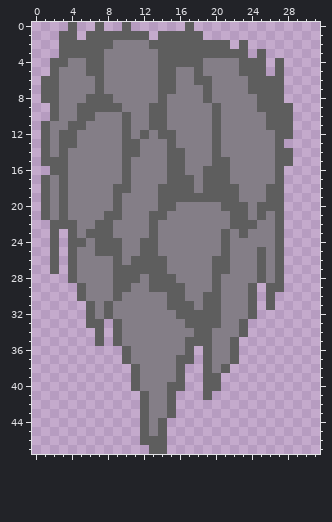
Two versions of one pixel-art file, Assets/Sprites/FallingRock.aseprite. The first picture shows the starting point.
32x48 pixels, 1 frame.
The result:
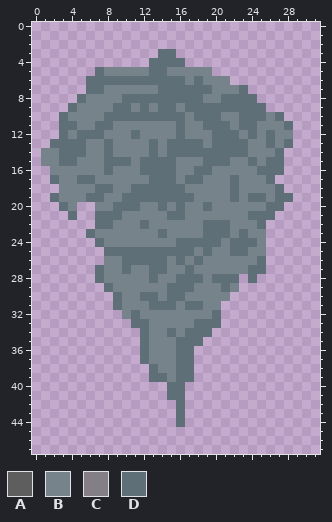
Palette (. is transparent): A #5e5e5e  B #76838a  C #847e87  D #5e6f78
Edits made:
@@ x 0..31 @@
- 0 ....A..A..A......A..............
- 1 ...AA.AAAAAAA.AAAAA.............
- 2 ...AAAAAACCCCAAAAAAAAA.A........
- 3 ...AAAAACCCCCCAAAAAAAAAA.A......
- 4 ..AACCAACCCCCCAAAAACCCCAAA.A....
- 5 ..ACCCAACCCCCCAACCACCCCAAA.A....
- 6 .AACCCCACCCCCCAACCAACCCCAAAA....
- 7 .AACCCCACCCCCCAACCCACCCCAAAA....
- 8 .AACCCAAACCCCCACCCCACCCCCAAA....
- 9 ..ACCAAAAACCCAACCCCCACCCCAAAA...
-10 ..ACCAACCCACCAACCCCCACCCCCAAA...
-11 .ACCAACCCCACCAACCCCCACCCCCAAA...
-12 .ACAACCCCCACACAACCCCACCCCCCAA...
-13 .ACAACCCCCAACCCACCCCACCCCCCA....
-14 .ACACCCCCCAACCCAACCCACCCCCCAA...
-15 .AAACCCCCCACCCCAACCCAACCCCCAA...
-16 ..AACCCCCCACCCCAACCAAACCCCCA....
-17 .ACACCCCCCACCCCAAACAAACCCCCA....
-18 .ACACCCCCAACCCAAAACAAAACCCAA....
-19 .ACACCCCCACCCCAAAAAAAAACCCAA....
-20 .ACACCCCCACCCCAACCCCCAAACAAA....
-21 .ACACCCCAACCCAACCCCCCCAACACA....
-22 ..AAACCAACCCCACCCCCCCCAAACCA....
-23 ..A.ACAAACCCCACCCCCCCACACCCA....
-24 ..A.AACAAACCAACCCCCCCACCCCCA....
-25 ..A.ACCAAACCAACCCCCCCACCCACA....
-26 ..A.ACCCCACAAAACCCCCAACCCACA....
-27 ..A.ACCCCAAAAAACCCCCAACCCACA....
-28 ....ACCCCAAACAAACCCCACCCCACA....
-29 .....ACCCAACCAAAACCCACCCA.AA....
-30 .....ACCCACCCCCAACCAACCCA.A.....
-31 ......ACACCCCCCAAACAACCCA.A.....
-32 ......ACACCCCCCCAAAAACCCA.......
-33 ......AA.ACCCCCCCAAAACCA........
-34 .......A.ACCCCCCCCAACCCA........
-35 .......A.ACCCCCCCAAACCA.........
-36 ..........ACCCCCCA.ACCA.........
-37 ..........ACCCCCAA.ACCA.........
-38 ...........ACCCCA..ACA..........
-39 ...........ACCCCA..AA...........
-40 ...........ACCCAA..AA...........
-41 ............ACCA...A............
-42 ............ACCA................
-43 ............ACCA................
-44 ............ACA.................
-45 ............ACA.................
-46 ............AAA.................
-47 .............AA.................
+ 0 ................................
+ 1 ................................
+ 2 ................................
+ 3 ..............DD................
+ 4 .............DDDD...............
+ 5 .......DBBBBBDDBBBBB............
+ 6 ......DDDDDDDDDDDBDBBB..........
+ 7 ......DDBBBBBBDDDDDDBBBD........
+ 8 .....DBBBBDDDDDDDDDBBDDDD.......
+ 9 ....DBBBBDDBDBDDBDDDDDDDDD......
+10 ...DBBBBDDDDDDDDDBDDDBBDDDBD....
+11 ...DDBBDDBBBBBBBDBBDDDBDDBBBD...
+12 ...DBDDDBBBDBBBBDBBBDDDBDBDBB...
+13 ..DDDDBBDBBBBDBDDDDBDDDDBBDBD...
+14 .BBDDDBBDBBBBDBDDDDDDDDDBBBD....
+15 .BBDDBBBDDDBDDDDBBBDDDBBDBDD....
+16 ..BBBBBBDBBBDDDDBBDDBBBBBDDD....
+17 ..DBBDDBBBBBBDDDBDDBBBDBBBD.....
+18 ...BBBBDDBBDDDDDDBBBBBDBBBBD....
+19 ..DBBBDDBBDDDDDDDDBBBBDBDDBDD...
+20 ...DB..BBDDDBBDBDBBDBBBBBBDD....
+21 ....D..DDDBBBBBDDBBBBBBBDDD.....
+22 .......DDBBBDBBBBBBDDDBBBD......
+23 ......DBBBBBBBDBBBBDDDBDBB......
+24 .......DBBBBBBBBDDDDDBDDDB......
+25 ........DDDDDDDDDDBDBBDDBB......
+26 ........BBDDDDDBDBDBBBBBBD......
+27 .......DBBDBBDDBBDBBBBBBDD......
+28 .......DBBBBBDBBDDDBDDD.D.......
+29 ........DBBBBBBDDDBBBDB.........
+30 .........DBBDDBDDBBBBB..........
+31 .........DBBBDDDBDDBB...........
+32 ..........BDBBBBBBBBD...........
+33 ...........DDBBBBBDDD...........
+34 ............DBBDBDDD............
+35 ............DBBBDDD.............
+36 ............DBBBDD..............
+37 ............DBBBDD..............
+38 .............DBBDD..............
+39 .............DDBDD..............
+40 ...............DD...............
+41 ...............DD...............
+42 ................D...............
+43 ................D...............
+44 ................D...............
+45 ................................
+46 ................................
+47 ................................
Where, in picture pixels (left, top, right, bottom), the same in both pictures:
changed: (41, 22, 293, 454)
